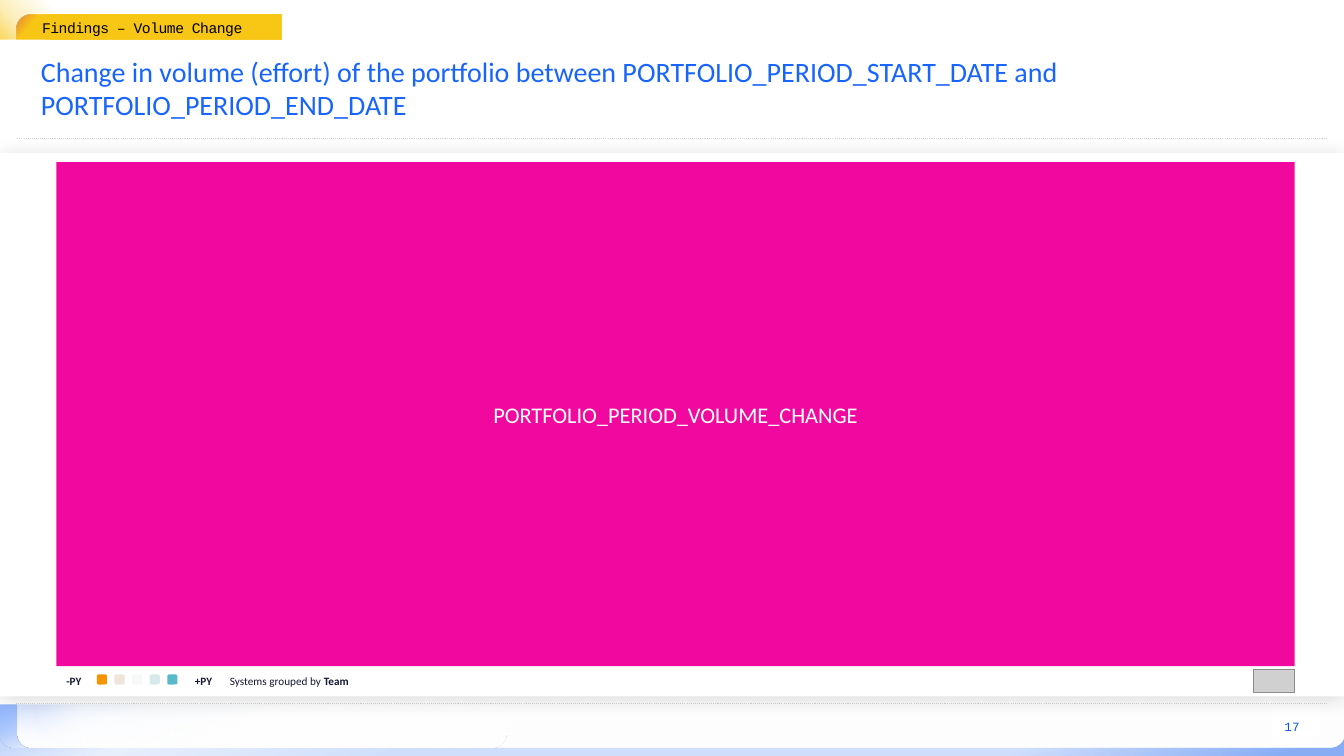
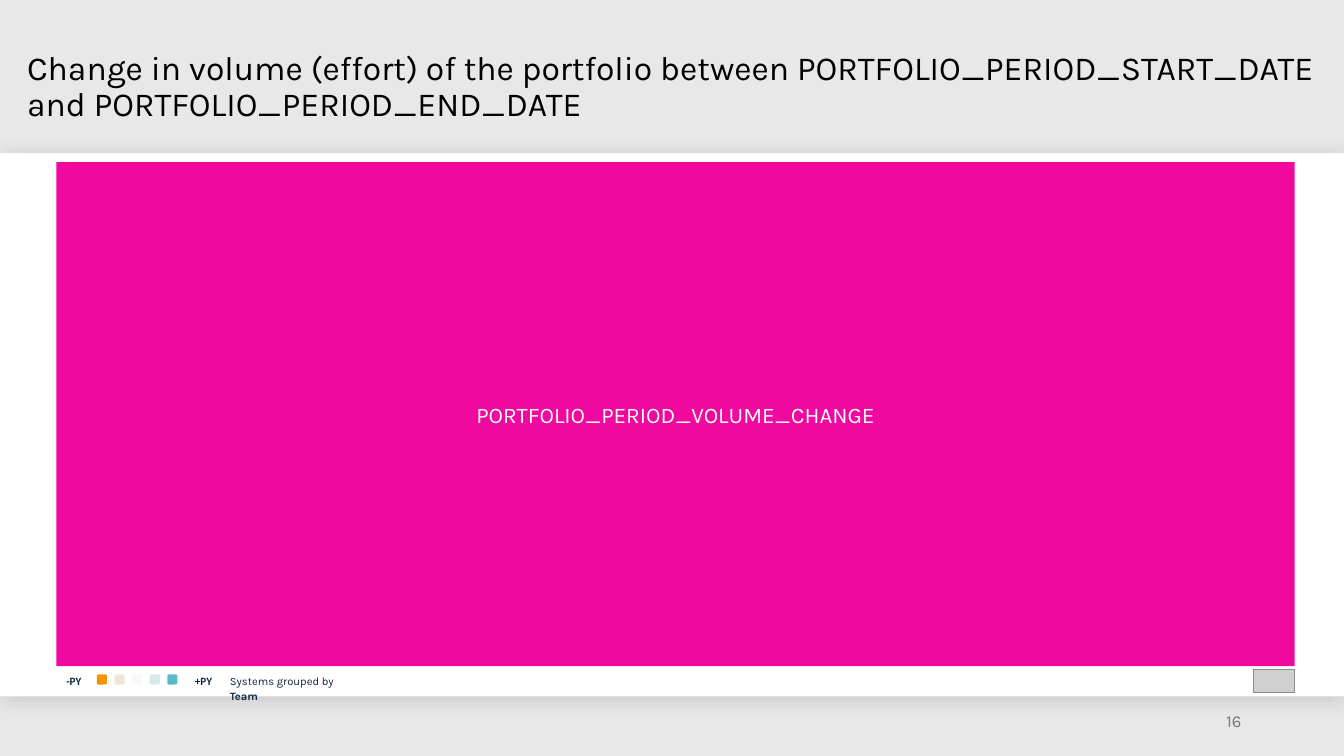
Before and after one commit to mardibiase/sigrid-integrations, a slide deck: slide 16 of report-generator/src/report_generator/presets/templates/portfolio-overview.pptx (slide 17 before the commit). Drawn at 1344x756 pixels with LibreOffice and Linux fonts; fonts in the diff are those of the drawing; grey boxes stand for pictures; background and template pictures are left out. Boxes give left, top, right and bottom in pixels: in the first picture for what was removed or moved away, otherwise in the second. Text is boxed around its words. In the diff, an @@ line names an element or a change of style, - is before the commit and + after.

```diff
--- a/report-generator/src/report_generator/presets/templates/portfolio-overview.pptx
+++ b/report-generator/src/report_generator/presets/templates/portfolio-overview.pptx
@@ background #FFFFFF to #E8E8E8 @@
@@ rectangle removed at (0, 0, 152, 46) @@
@@ rounded rectangle removed at (17, 14, 139, 56) @@
@@ text removed at (42, 14, 281, 39) @@
-Findings – Volume Change
@@ rectangle removed at (0, 39, 313, 74) @@
@@ title "Change in volume (effort) of ..." at (27, 55, 1313, 117): size 20 to 24 pt, font Calibri to Karla, text colour #1864FF to #000000; line spacing 1 to 0.9 @@
@@ line removed from (1327, 138) to (17, 138) @@
@@ rectangle "PORTFOLIO_PERIOD_VOLUME_CHANGE" at (56, 162, 1296, 666): font Calibri to Karla @@
@@ rectangle removed at (0, 530, 1344, 705) @@
@@ rounded rectangle removed at (0, 689, 1344, 747) @@
@@ text "-PY" at (66, 677, 81, 685): text colour #151632 to #0E2841 @@
@@ text "+PY" at (195, 677, 212, 685): text colour #151632 to #0E2841 @@
@@ text "Systems grouped by Team" at (230, 677, 334, 700): font Calibri to Karla, text colour #151632 to #0E2841 @@
@@ rectangle removed at (0, 699, 1344, 756) @@
@@ line removed from (16, 704) to (1329, 704) @@
@@ rounded rectangle removed at (17, 690, 489, 747) @@
@@ rounded rectangle removed at (17, 690, 411, 747) @@
@@ rounded rectangle removed at (35, 690, 507, 747) @@
@@ page number added at (1226, 716, 1241, 727), 12 pt, text #797979 @@
+16
@@ rectangle removed at (1272, 709, 1322, 738) @@
@@ page number removed at (1284, 722, 1299, 731) @@
-17
```
Also in this commit, not shown: 21 other slides changed, 1 slide added, 3 slides removed.
